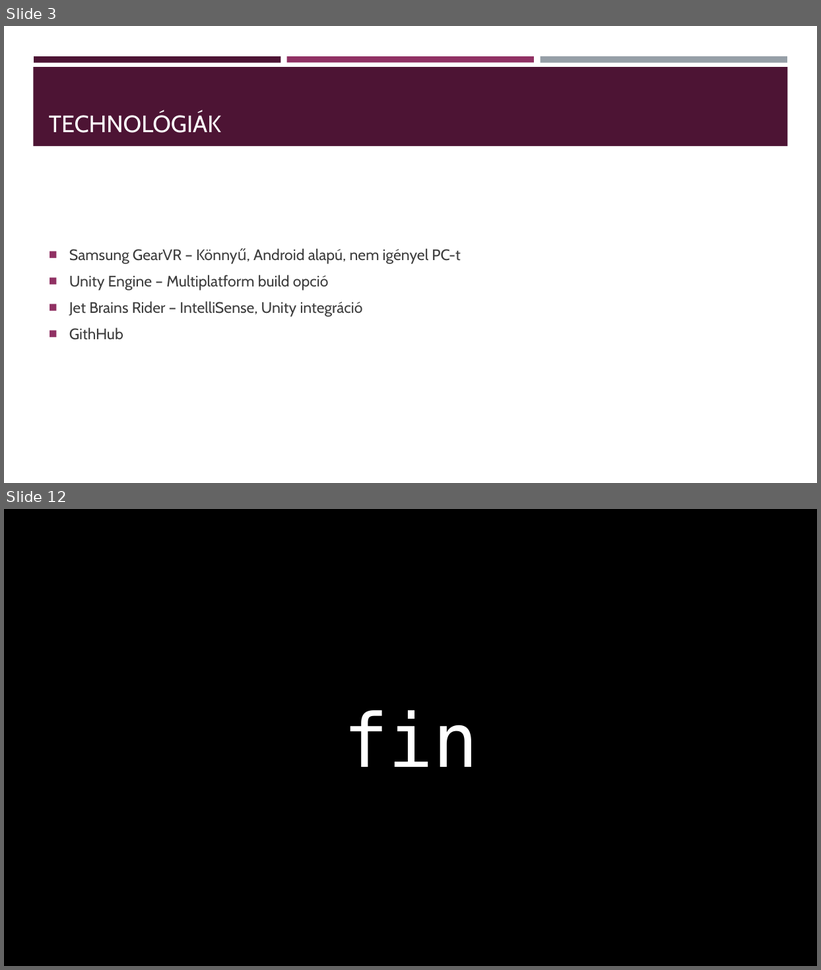
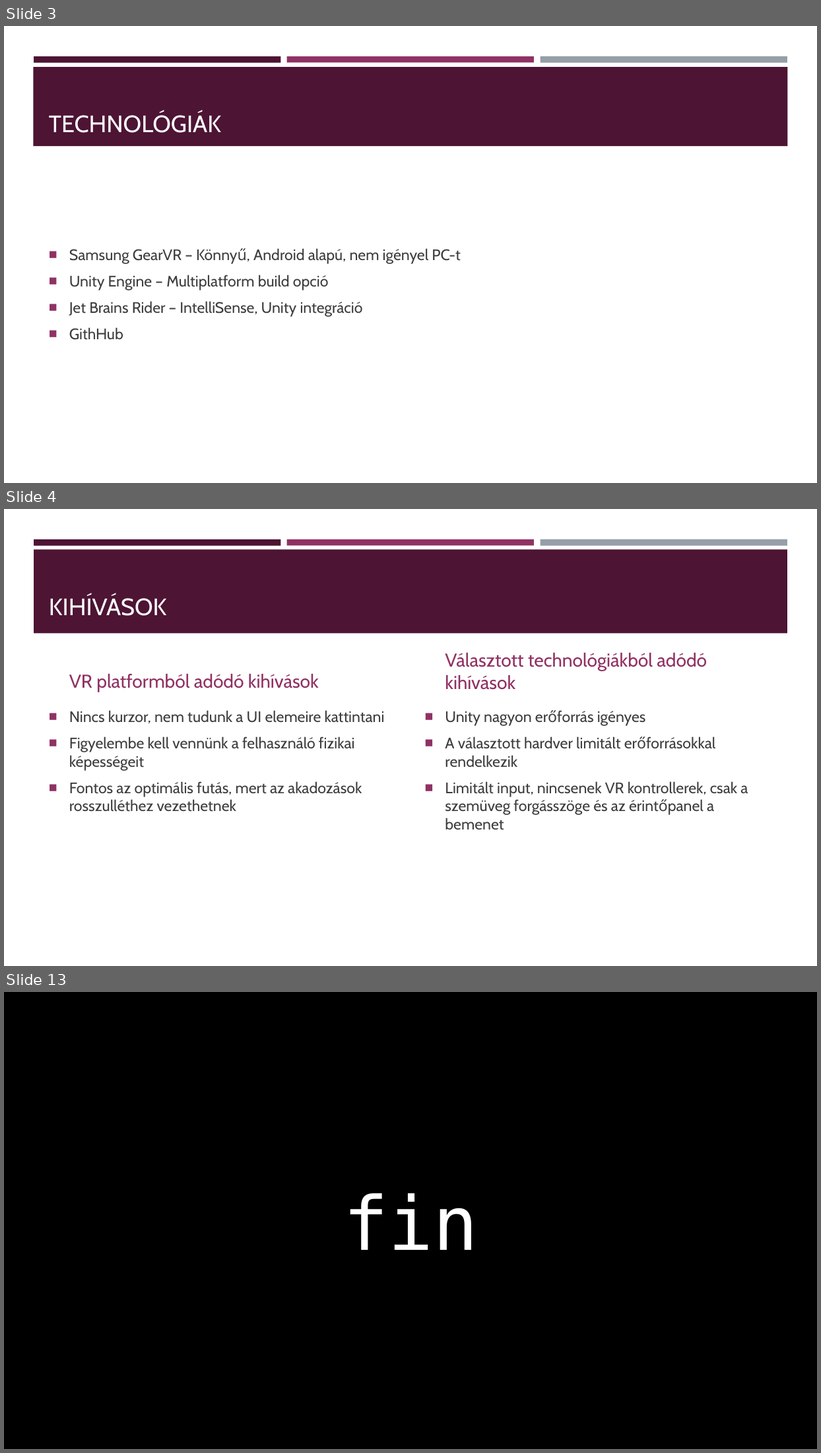
Before and after one commit to KihiraLove/Szakdoga, a slide deck: Documents/VR játék fejlesztés Rehabilitációs célra.pptx. Shown one above the other, each under a label of ours: slides 3 and 12 before the commit, slides 3, 4 and 13 after it; the slides between them are not shown. The pictures are 821x970 and 821x1453 pixels, drawn with LibreOffice and Linux fonts; fonts in the diff are those of the drawing. Boxes give left, top, right and bottom in pixels: in the first picture for what was removed or moved away, otherwise in the second. Text is boxed around its words. In the diff, an @@ line names an element or a change of style, - is before the commit and + after.

```diff
--- a/Documents/VR játék fejlesztés Rehabilitációs célra.pptx
+++ b/Documents/VR játék fejlesztés Rehabilitációs célra.pptx
@@ slide 4 added at <box>4,509,817,966</box>, background #FFFFFF; not listed: 3 template elements that a slide beside it also shows @@
@@ rectangle added at <box>34,549,788,634</box>, fill #4D1434 @@
@@ title added at <box>49,595,166,616</box>, 28 pt, text #FFFFFF @@
+KIHÍVÁSOK
@@ text added at <box>445,653,707,690</box>, 22 pt, text #903163 @@
+Választott technológiákból adódó kihívások
@@ text added at <box>69,674,319,692</box>, 22 pt, text #903163 @@
+VR platformból adódó kihívások
@@ text added at <box>69,710,385,812</box>, 18 pt, text #3D3D3D @@
+■ Nincs kurzor, nem tudunk a UI elemeire kattintani
+■ Figyelembe kell vennünk a felhasználó fizikai képességeit
+■ Fontos az optimális futás, mert az akadozások rosszulléthez vezethetnek
@@ text added at <box>445,711,748,830</box>, 18 pt, text #3D3D3D @@
+■ Unity nagyon erőforrás igényes
+■ A választott hardver limitált erőforrásokkal rendelkezik
+■ Limitált input, nincsenek VR kontrollerek, csak a szemüveg forgásszöge és az érintőpanel a bemenet
@@ what was slide 12 is now slide 13 @@
```
Also in this commit, not shown: 6 slides changed, 4 other slides added, 4 slides removed, 2 other files.
